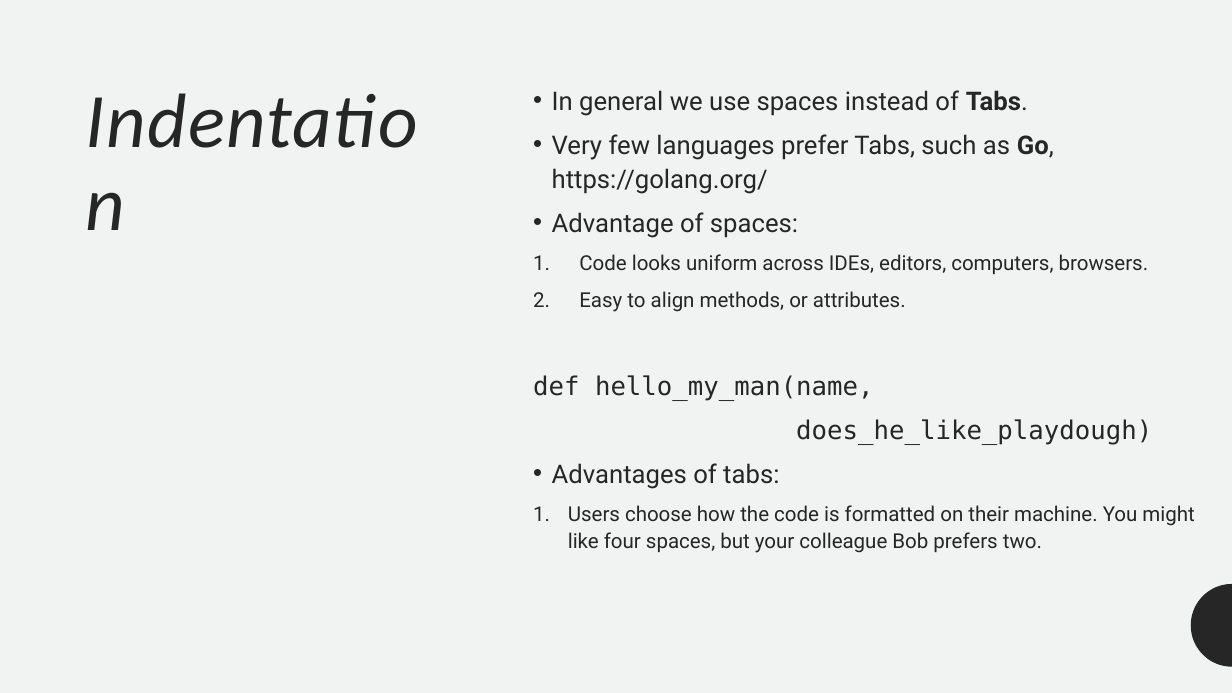
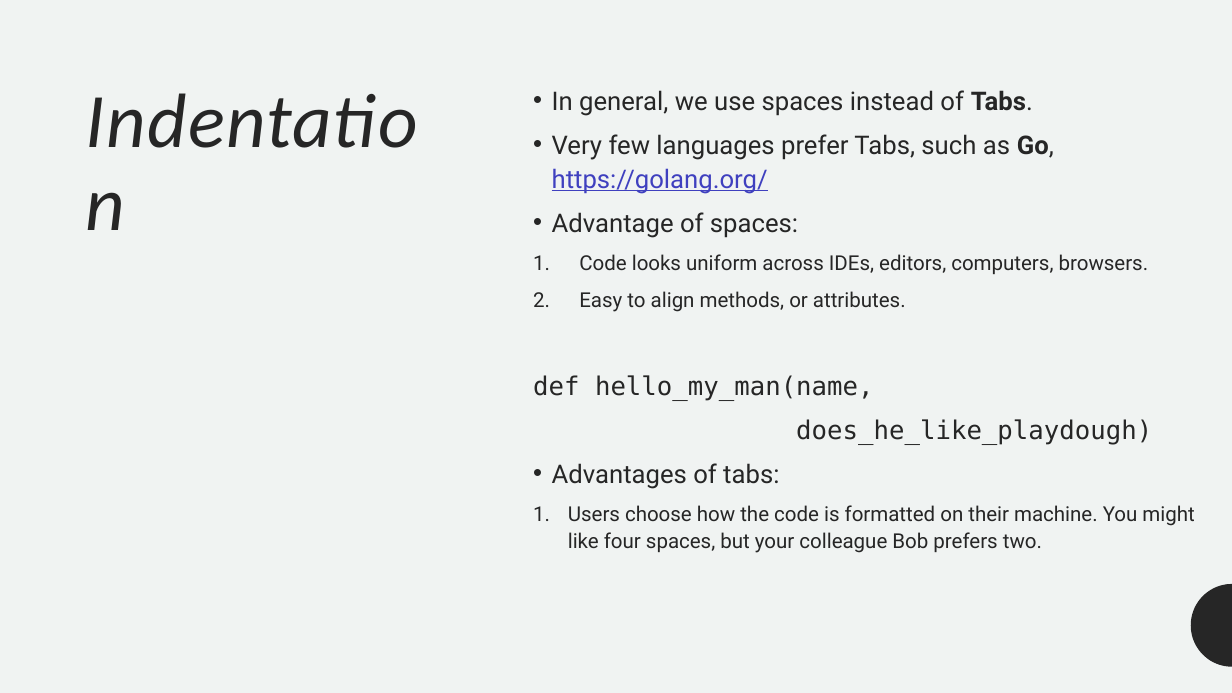
Before and after one commit to ofer987/presentations, a slide deck: slide 3 of code_review.pptx. Drawn at 1232x693 pixels with LibreOffice and Linux fonts; fonts in the diff are those of the drawing. Boxes give left, top, right and bottom in pixels: in the first picture for what was removed or moved away, otherwise in the second. Text is boxed around its words. In the diff, an @@ line names an element or a change of style, - is before the commit and + after.

```diff
--- a/code_review.pptx
+++ b/code_review.pptx
@@ text at (552, 90, 1033, 116): text changed @@
-• In general we use spaces instead of Tabs.
+• In general, we use spaces instead of Tabs.
@@ text at (552, 134, 1054, 194): text colour #262626 to #3F40BF, underline on in "https://golang.org/" @@
```
Also in this commit, not shown: 6 other slides changed, 2 slides added.
